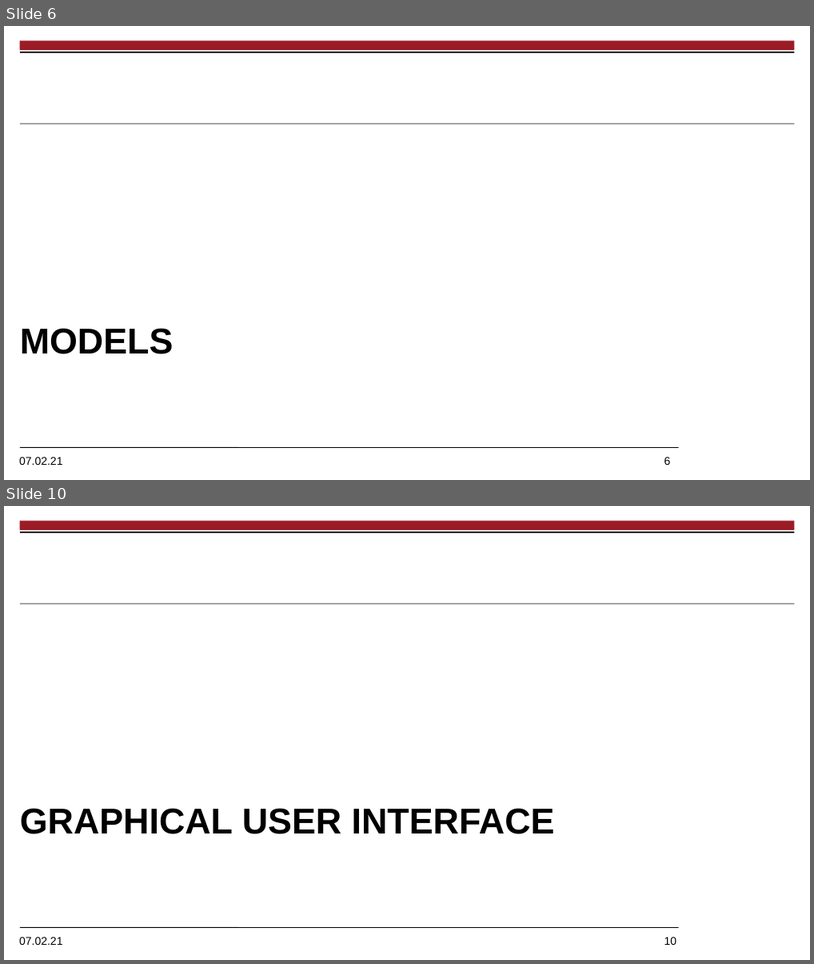
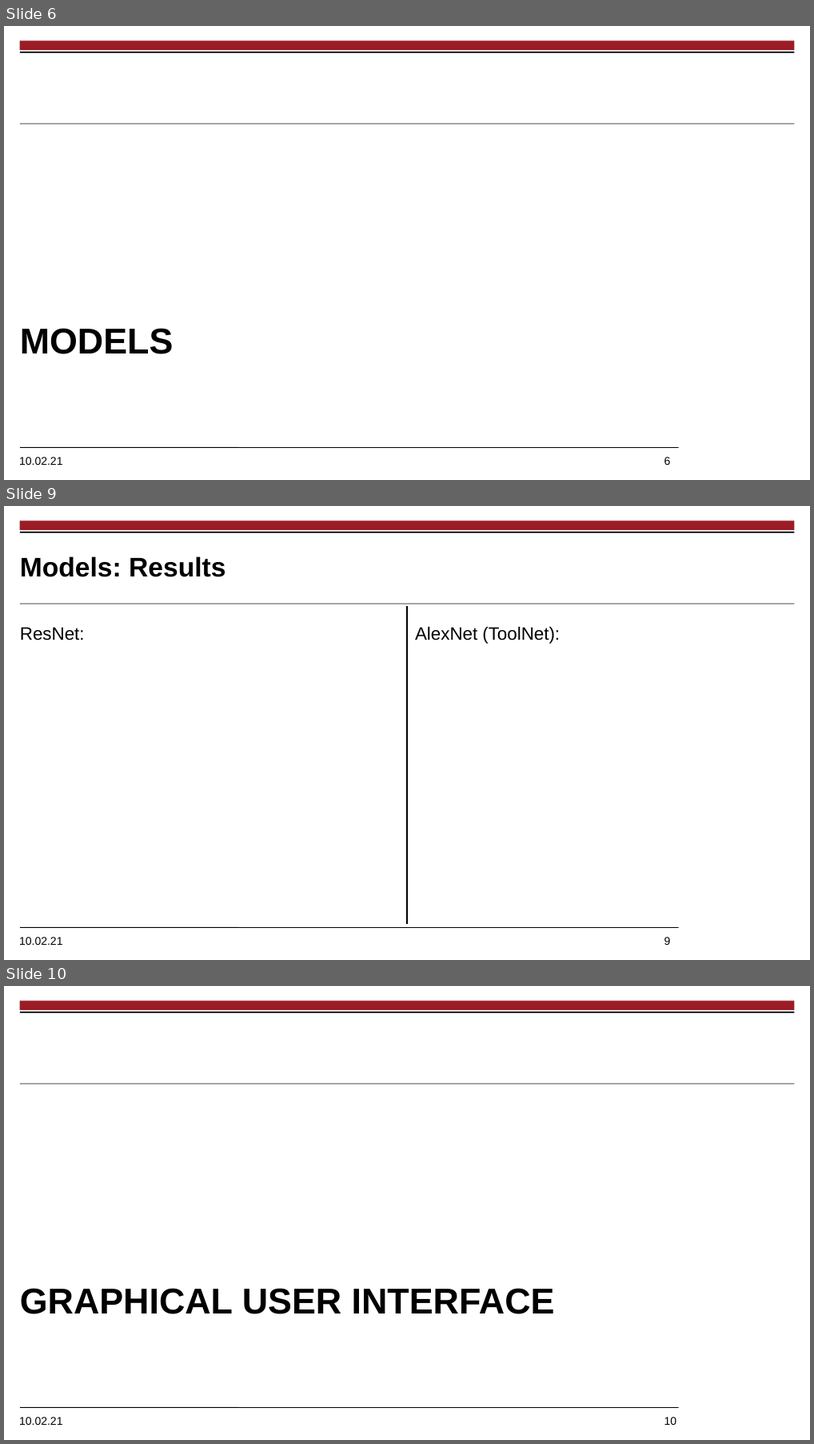
Before and after one commit to amrane99/CAI-Classification, a slide deck: docs/presentation/SurgeryRecognitionTool.pptx. Shown one above the other, each under a label of ours: slides 6 and 10 before the commit, slides 6, 9 and 10 after it; the slides between them are not shown. The pictures are 814x964 and 814x1444 pixels, drawn with LibreOffice and Linux fonts; fonts in the diff are those of the drawing; background and template pictures are left out. Boxes give left, top, right and bottom in pixels: in the first picture for what was removed or moved away, otherwise in the second. Text is boxed around its words. In the diff, an @@ line names an element or a change of style, - is before the commit and + after.

```diff
--- a/docs/presentation/SurgeryRecognitionTool.pptx
+++ b/docs/presentation/SurgeryRecognitionTool.pptx
@@ slide 9 added at <box>4,506,810,960</box>, background #FFFFFF; not listed: 5 template elements that a slide beside it also shows @@
@@ title added at <box>20,556,226,577</box>, 24 pt, text #000000, bold @@
+Models: Results
@@ line added from (407, 923) to (407, 606), #000000 0.75 pt @@
@@ text added at <box>20,627,85,640</box>, 16 pt, text #000000 @@
+ResNet:
@@ text added at <box>415,626,560,644</box>, 16 pt, text #000000 @@
+AlexNet (ToolNet):
@@ text at <box>19,456,671,464</box>: text changed @@
-07.02.21 6
+10.02.21 6
@@ text at <box>19,1416,678,1424</box>: text changed @@
-07.02.21 10
+10.02.21 10
```
Also in this commit, not shown: 10 other slides added, 3 slides removed, 20 other files.
